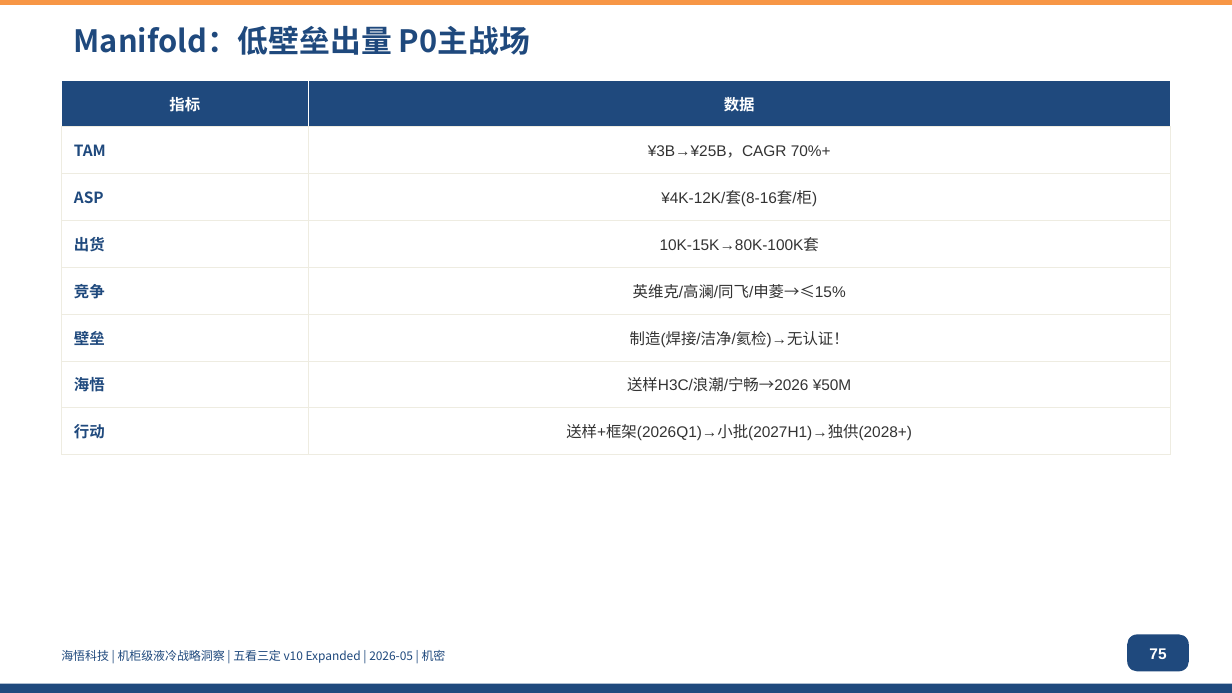
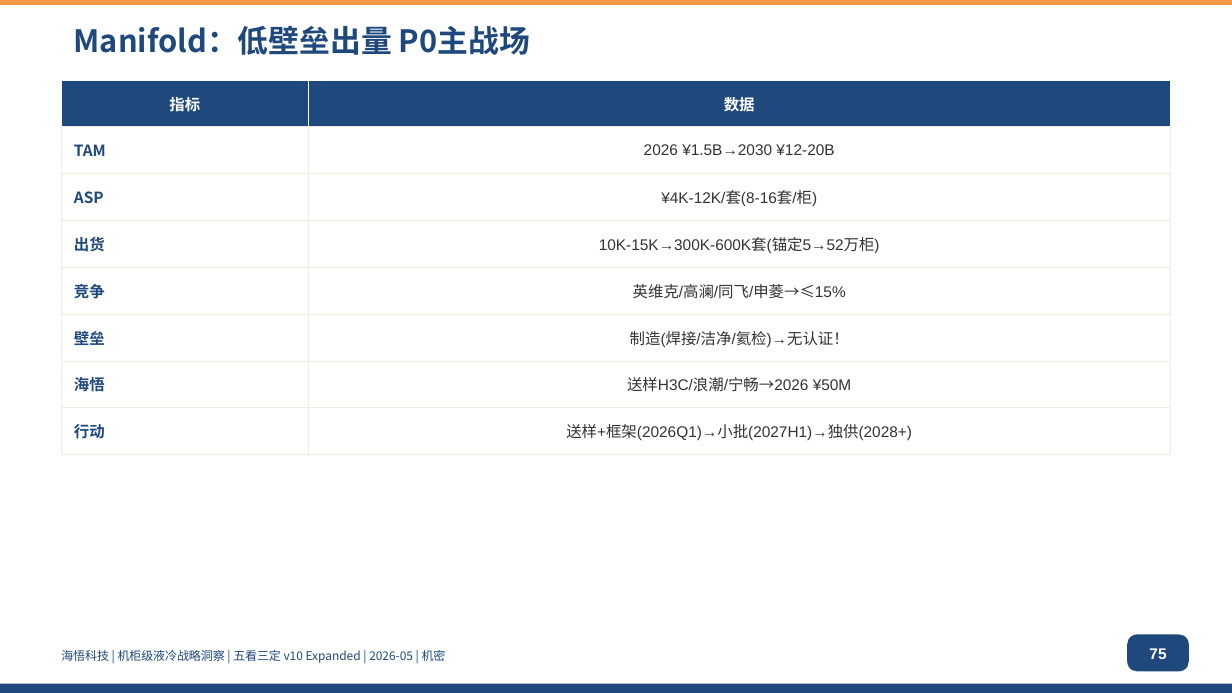
Before and after one commit to marshall9900/liquid-cooling-ecosystem, a slide deck: slide 75 of analysis/liquid-cooling/ppt/海悟液冷五看三定-Expanded-R4-updated-20260510.pptx. Drawn at 1232x693 pixels with LibreOffice and Linux fonts; fonts in the diff are those of the drawing. Boxes give left, top, right and bottom in pixels: in the first picture for what was removed or moved away, otherwise in the second. Text is boxed around its words. In the diff, an @@ line names an element or a change of style, - is before the commit and + after.

Commit message:
fix: 液冷机柜数据口径修正 — 基础从全量→智算AIDC锚定
根因: s005将液冷占比(30-70%)应用于全中国1,085万架在架机柜
→ 推得325万液冷机柜 与运营商实际~10万架严重不符

修复:
- s005: 液冷机柜=智算负载÷单柜功率×液冷渗透率
  2024A~7万→2030E~52万(锚定运营商+OTT+区域智算三源)
- s007: 移除"占比15%→70%"和TAM ¥39B→¥250B误导表述
- s072: 电源冷板TAM ¥39B→¥19B(52万柜×120片×¥300)
- s075: Manifold出货80K→600K套(锚定52万柜)
- v10 slide-08: 液冷机柜口径同步修正
- 新增显式推导过程+源注释→铁律⑪推算公式透明化

```diff
--- a/analysis/liquid-cooling/ppt/海悟液冷五看三定-Expanded-R4-updated-20260510.pptx
+++ b/analysis/liquid-cooling/ppt/海悟液冷五看三定-Expanded-R4-updated-20260510.pptx
@@ table at [62, 80, 1170, 445] @@
-row 2, column 2: ¥3B→¥25B，CAGR 70%+
+row 2, column 2: 2026 ¥1.5B→2030 ¥12-20B
-row 4, column 2: 10K-15K→80K-100K套
+row 4, column 2: 10K-15K→300K-600K套(锚定5→52万柜)
```
Also in this commit, not shown: 5 other slides changed, 7 other files.
